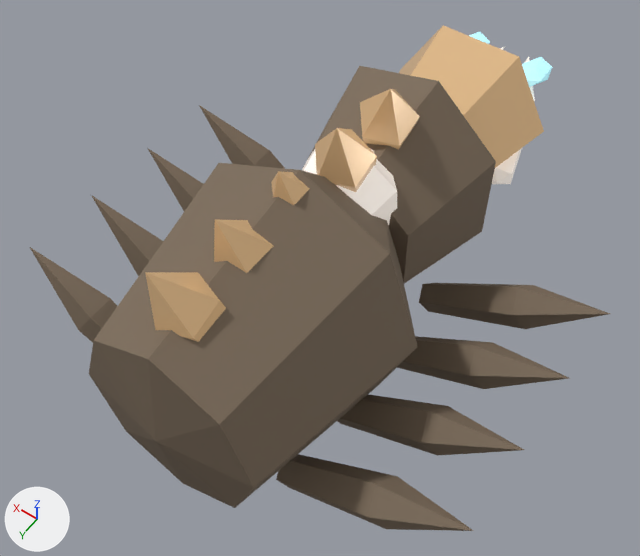
One commit to the glTF model assets/models/glb/deep-fracture-creature-Burrower-earth.glb: the scene before it, then after it.
One viewpoint serves both versions: a 50 mm lens placed at (-1.16, 1.54, 3.12), pointed at (0.02, -0.11, 0.52). Lighting does not change. The marker at lower left points along +X, +Y and +Z. The first picture is the older version.

Objects in the first picture: 'armored-abdomen', 'armored-thorax', 'back-plate0', 'back-plate1', 'back-plate2', 'back-plate3', 'back-plate4', 'dig-leg-l0', 'dig-leg-l1', 'dig-leg-l2', 'dig-leg-l3', 'dig-leg-r0', 'dig-leg-r1', 'dig-leg-r2', 'dig-leg-r3', 'drill-head' and 4 more.
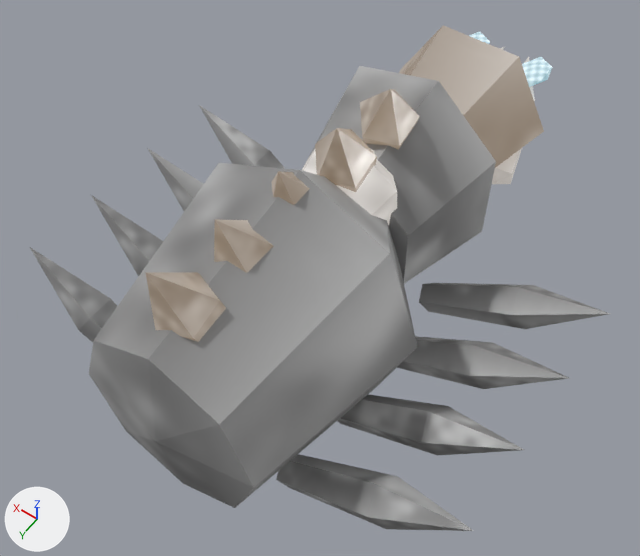
The change, as a diff of the scene's bpy script:
```diff
--- a/assets/models/glb/deep-fracture-creature-Burrower-earth.glb.py
+++ b/assets/models/glb/deep-fracture-creature-Burrower-earth.glb.py
@@ me_armored_abdomen @@
 me_armored_abdomen.from_pydata(...)  # 18 vertices, 32 faces; spans x -0.473..0.473, y -0.644..0.644, z -0.55..0.55
-me_armored_abdomen.materials.append(mat_export_source_001)  # brown #7e6d5c
+me_armored_abdomen.materials.append(mat_export_source_001_carapace)  # picture img_47c10eca8ccae7da
@@ me_armored_thorax @@
 me_armored_thorax.from_pydata(...)  # 16 vertices, 28 faces; spans x -0.368..0.368, y -0.386..0.386, z -0.438..0.438
-me_armored_thorax.materials.append(mat_export_source_001)  # brown #7e6d5c
+me_armored_thorax.materials.append(mat_export_source_001_carapace)  # picture img_47c10eca8ccae7da
@@ me_drill_head @@
 me_drill_head.from_pydata(...)  # 14 vertices, 24 faces; spans x -0.34..0.34, y -0.425..0.425, z -0.294..0.294
-me_drill_head.materials.append(mat_export_source_002)  # beige #d4af81
+me_drill_head.materials.append(mat_export_source_002_carapace)  # picture img_47c10eca8ccae7da
@@ me_dig_leg_l0 @@
 me_dig_leg_l0.from_pydata(...)  # 12 vertices, 20 faces; spans x -0.362..0.362, y -0.086..0.086, z -0.238..0.238
-me_dig_leg_l0.materials.append(mat_export_source_001)  # brown #7e6d5c
+me_dig_leg_l0.materials.append(mat_export_source_001_carapace)  # picture img_47c10eca8ccae7da
@@ me_dig_leg_r0 @@
 me_dig_leg_r0.from_pydata(...)  # 12 vertices, 20 faces; spans x -0.36..0.36, y -0.086..0.086, z -0.243..0.243
-me_dig_leg_r0.materials.append(mat_export_source_001)  # brown #7e6d5c
+me_dig_leg_r0.materials.append(mat_export_source_001_carapace)  # picture img_47c10eca8ccae7da
@@ me_dig_leg_l1 @@
 me_dig_leg_l1.from_pydata(...)  # 12 vertices, 20 faces; spans x -0.362..0.362, y -0.086..0.086, z -0.238..0.238
-me_dig_leg_l1.materials.append(mat_export_source_001)  # brown #7e6d5c
+me_dig_leg_l1.materials.append(mat_export_source_001_carapace)  # picture img_47c10eca8ccae7da
@@ me_dig_leg_r1 @@
 me_dig_leg_r1.from_pydata(...)  # 12 vertices, 20 faces; spans x -0.36..0.36, y -0.086..0.086, z -0.243..0.243
-me_dig_leg_r1.materials.append(mat_export_source_001)  # brown #7e6d5c
+me_dig_leg_r1.materials.append(mat_export_source_001_carapace)  # picture img_47c10eca8ccae7da
@@ me_dig_leg_l2 @@
 me_dig_leg_l2.from_pydata(...)  # 12 vertices, 20 faces; spans x -0.362..0.362, y -0.086..0.086, z -0.238..0.238
-me_dig_leg_l2.materials.append(mat_export_source_001)  # brown #7e6d5c
+me_dig_leg_l2.materials.append(mat_export_source_001_carapace)  # picture img_47c10eca8ccae7da
@@ me_dig_leg_r2 @@
 me_dig_leg_r2.from_pydata(...)  # 12 vertices, 20 faces; spans x -0.36..0.36, y -0.086..0.086, z -0.243..0.243
-me_dig_leg_r2.materials.append(mat_export_source_001)  # brown #7e6d5c
+me_dig_leg_r2.materials.append(mat_export_source_001_carapace)  # picture img_47c10eca8ccae7da
@@ me_dig_leg_l3 @@
 me_dig_leg_l3.from_pydata(...)  # 12 vertices, 20 faces; spans x -0.362..0.362, y -0.086..0.086, z -0.238..0.238
-me_dig_leg_l3.materials.append(mat_export_source_001)  # brown #7e6d5c
+me_dig_leg_l3.materials.append(mat_export_source_001_carapace)  # picture img_47c10eca8ccae7da
@@ me_dig_leg_r3 @@
 me_dig_leg_r3.from_pydata(...)  # 12 vertices, 20 faces; spans x -0.36..0.36, y -0.086..0.086, z -0.243..0.243
-me_dig_leg_r3.materials.append(mat_export_source_001)  # brown #7e6d5c
+me_dig_leg_r3.materials.append(mat_export_source_001_carapace)  # picture img_47c10eca8ccae7da
@@ me_back_plate0 @@
 me_back_plate0.from_pydata(...)  # 12 vertices, 20 faces; spans x -0.116..0.116, y -0.133..0.133, z -0.249..0.249
-me_back_plate0.materials.append(mat_export_source_002)  # beige #d4af81
+me_back_plate0.materials.append(mat_export_source_002_carapace)  # picture img_47c10eca8ccae7da
@@ me_back_plate1 @@
 me_back_plate1.from_pydata(...)  # 12 vertices, 20 faces; spans x -0.102..0.102, y -0.134..0.134, z -0.252..0.252
-me_back_plate1.materials.append(mat_export_source_002)  # beige #d4af81
+me_back_plate1.materials.append(mat_export_source_002_carapace)  # picture img_47c10eca8ccae7da
@@ me_back_plate2 @@
 me_back_plate2.from_pydata(...)  # 12 vertices, 20 faces; spans x -0.099..0.099, y -0.135..0.135, z -0.252..0.252
-me_back_plate2.materials.append(mat_export_source_002)  # beige #d4af81
+me_back_plate2.materials.append(mat_export_source_002_carapace)  # picture img_47c10eca8ccae7da
@@ me_back_plate3 @@
 me_back_plate3.from_pydata(...)  # 12 vertices, 20 faces; spans x -0.099..0.099, y -0.134..0.134, z -0.249..0.249
-me_back_plate3.materials.append(mat_export_source_002)  # beige #d4af81
+me_back_plate3.materials.append(mat_export_source_002_carapace)  # picture img_47c10eca8ccae7da
@@ me_back_plate4 @@
 me_back_plate4.from_pydata(...)  # 12 vertices, 20 faces; spans x -0.113..0.113, y -0.134..0.134, z -0.248..0.248
-me_back_plate4.materials.append(mat_export_source_002)  # beige #d4af81
+me_back_plate4.materials.append(mat_export_source_002_carapace)  # picture img_47c10eca8ccae7da
```

Pixel boxes [x1, y1, x2, y2] of what changed, in the pictures (640 x 556 px):
'armored-abdomen', recoloured (brown to grey): [89, 163, 418, 508] in both
'armored-thorax', recoloured (brown to grey): [302, 66, 496, 283] in both
'drill-head', recoloured: [399, 25, 544, 168] in both
'dig-leg-l0', recoloured (lighter): [276, 454, 474, 531] in both
'dig-leg-l1', recoloured (brown to grey): [337, 394, 524, 456] in both
'dig-leg-l3', recoloured (brown to grey): [419, 283, 610, 329] in both
'dig-leg-l2', recoloured (brown to grey): [397, 336, 569, 389] in both
'back-plate0', recoloured: [145, 272, 226, 342] in both
'dig-leg-r0', recoloured (brown to grey): [30, 247, 117, 343] in both
'back-plate3', recoloured: [315, 128, 377, 192] in both
'back-plate4', recoloured: [360, 89, 420, 150] in both
'back-plate1', recoloured: [214, 219, 273, 273] in both
'dig-leg-r1', recoloured (brown to grey): [91, 195, 163, 276] in both
'dig-leg-r3', recoloured (brown to grey): [199, 105, 285, 169] in both
'dig-leg-r2', recoloured (brown to grey): [148, 149, 204, 211] in both
'back-plate2', recoloured: [271, 171, 310, 205] in both
